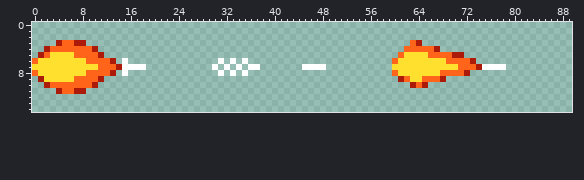
Sprite sheet -- guns/ammonatorwheat/image/bulletmuzzle3.png. This is how it looked before the edit.
The file is 90x15 pixels.
Once edited:
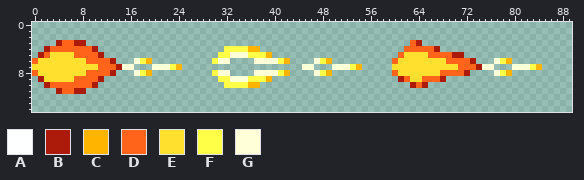
Palette (. is transparent): A #feffff  B #ac1a09  C #ffb400  D #ff641a  E #ffe02e  F #ffff48  G #ffffd8
The edit:
Changed rows in their new state; - is an unchanged pixel.
first column x 15:
 4 -----------------FFFFCC-----------------------------------------------
 5 ----------------FFGGGFFFC---------------------------------------------
 6 .-GFC----------FGG.-.-GGGGFC----GFC---------------------------GFC-----
 7 GG..-GGGFC-----.-.-.-..-------GG..-GGGFC--------------------GG..-GGGFC
 8 .-GFC----------FGG.-.-GGGGFC----GFC---------------------------GFC-----
 9 ----------------FFGGGFFFC---------------------------------------------
10 -----------------FFFFCC-----------------------------------------------
